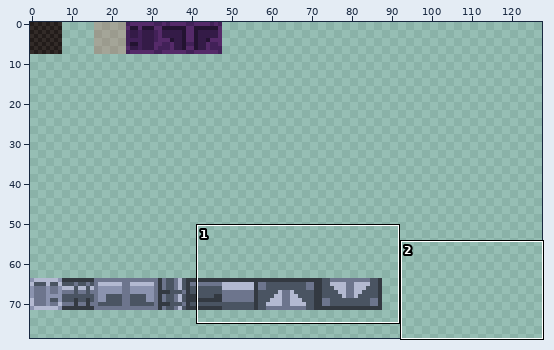
Two states of a pixel-art file, rawAssets/tiles.aseprite. Above, an overview of the earlier version with the close-up marked.
Close-up. Before:
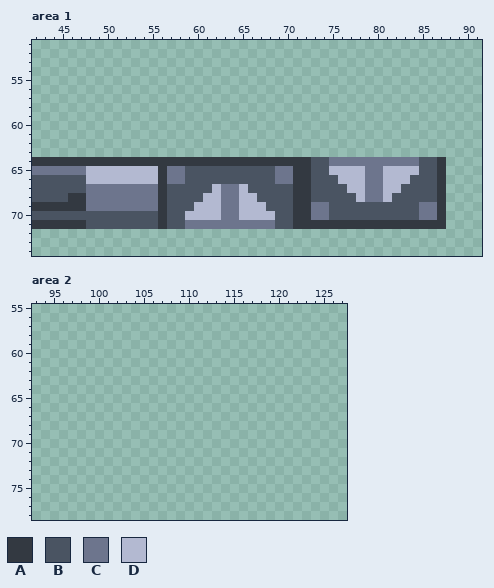
128x128 pixels, 1 frame. Shown: area 1: x 42..91, y 51..74; area 2: x 93..127, y 55..78. The wide view leaves out empty margins.
Visible layers, top first: "Layer 3" multiply, "Layer 1".
Palette (. is transparent): A #333941  B #4a5462  C #6d758d  D #b3b9d1
Pixels before, area 1, first column x 42:
64 AAAAAAAAAAAAAAAAAAAAAAAAAAAAAAABBCCCCCCCCCCBBA
65 CCCCCCDDDDDDDDACCBBBBBBBBBBCCAABBDDDDCCDDDDBBA
66 BBBBBBDDDDDDDDACCBBBBBBBBBBCCAABBBDDDCCDDDBBBA
67 BBBBBBCCCCCCCCABBBBBDCCDBBBBBAABBBBDDCCDDBBBBA
68 BBBBAACCCCCCCCABBBBDDCCDDBBBBAABBBBBDCCDBBBBBA
69 AAAAAACCCCCCCCABBBDDDCCDDDBBBAACCBBBBBBBBBBCCA
70 BBBBBBBBBBBBBBABBDDDDCCDDDDBBAACCBBBBBBBBBBCCA
71 AAAAAABBBBBBBBABBCCCCCCCCCCBBAAAAAAAAAAAAAAAAA
New version:
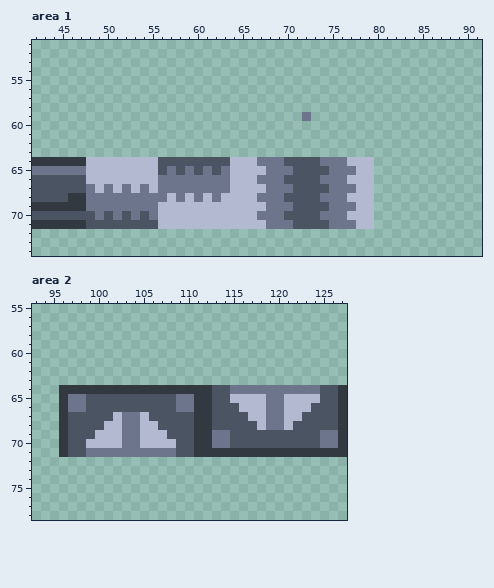
Edits made:
Changed rows in their new state; - is an unchanged pixel.
Area 1, layer "Layer 1":
first column x 72:
59 C
first column x 48:
64 DDDDDDDDBBBBBBBBDDDCCCBBB-C--DDD........
65 --------B-BC-C-CDDDDC--BB--CCC-D........
66 --------C--CCCCCDDDCC-BBB-CCC--D........
67 -D-D-D-DCCCCCCC-D-DDCCCBB--CCC-D........
68 --------CDCDC-CDD--CCC-BB-CCCD-D........
69 --------DDDD---DD---CCCBBBBCCCDD........
70 -C-C-C-CDDD----DD--CCC-BBB-CCDDD........
71 --------DDDDDDDDDDDD-CCBBBBCCCDD........
Area 2, layer "Layer 1":
first column x 96:
64 AAAAAAAAAAAAAAAAABBCCCCCCCCCCBBA
65 ACCBBBBBBBBBBCCAABBDDDDCCDDDDBBA
66 ACCBBBBBBBBBBCCAABBBDDDCCDDDBBBA
67 ABBBBBDCCDBBBBBAABBBBDDCCDDBBBBA
68 ABBBBDDCCDDBBBBAABBBBBDCCDBBBBBA
69 ABBBDDDCCDDDBBBAACCBBBBBBBBBBCCA
70 ABBDDDDCCDDDDBBAACCBBBBBBBBBBCCA
71 ABBCCCCCCCCCCBBAAAAAAAAAAAAAAAAA
Boxes around the changes in both close-ups, in picture pixels (x1, y1, x2, y2):
added: (302, 112, 311, 121)
changed: (86, 157, 446, 229)
added: (59, 385, 347, 457)
